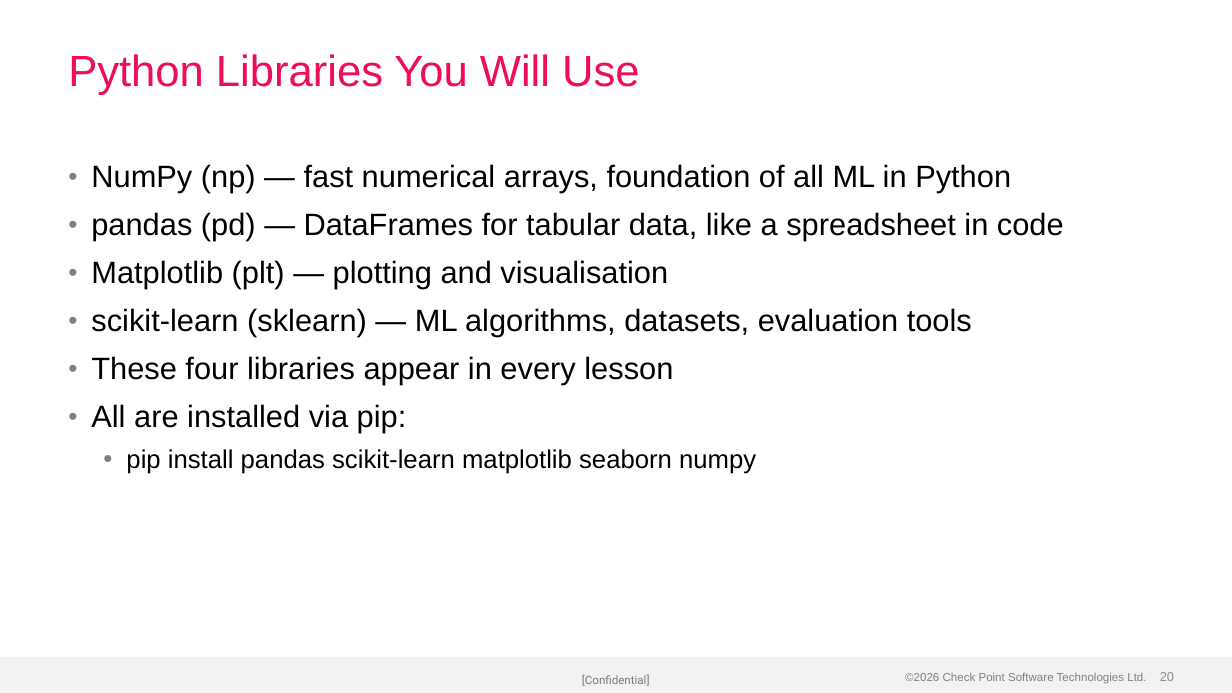
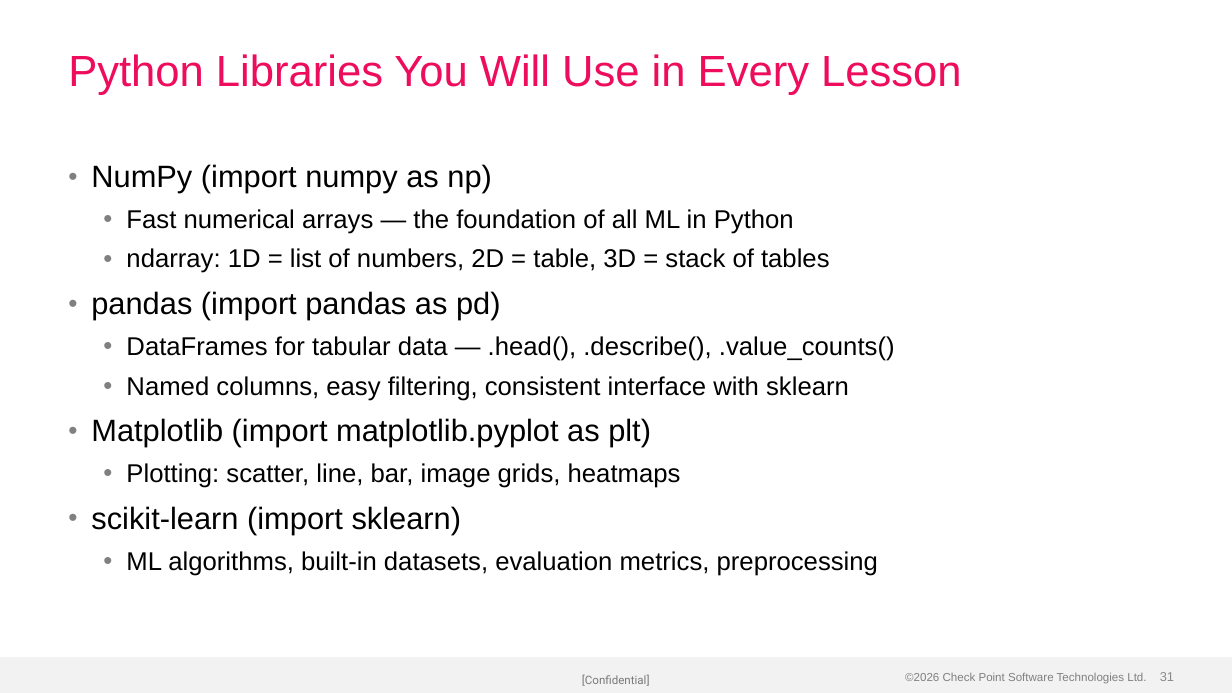
Before and after one commit to alshawwaf/ai-basic-training, a slide deck: slide 31 of stage1_classic_ml/01_what_is_ml/Lecture-1-What-is-ML.pptx (slide 20 before the commit). Drawn at 1232x693 pixels with LibreOffice and Linux fonts; fonts in the diff are those of the drawing; background and template pictures are left out. Boxes give left, top, right and bottom in pixels: in the first picture for what was removed or moved away, otherwise in the second. Text is boxed around its words. In the diff, an @@ line names an element or a change of style, - is before the commit and + after.

Commit message:
Rebuild Lecture-1-What-is-ML with richer content (36 slides)
Expanded from 25 to 36 slides with deeper coverage: EDA (class imbalance,
statistics, data leakage), the digits dataset, features vs labels, and
what the model actually sees. Content now matches the full lesson depth.

```diff
--- a/stage1_classic_ml/01_what_is_ml/Lecture-1-What-is-ML.pptx
+++ b/stage1_classic_ml/01_what_is_ml/Lecture-1-What-is-ML.pptx
@@ title at [68,54,961,95]: text changed @@
-Python Libraries You Will Use
+Python Libraries You Will Use in Every Lesson
@@ text at [91,164,895,576]: text changed; size 24 to 20 pt @@
-• NumPy (np) — fast numerical arrays, foundation of all ML in Python
-• pandas (pd) — DataFrames for tabular data, like a spreadsheet in code
-• Matplotlib (plt) — plotting and visualisation
-• scikit-learn (sklearn) — ML algorithms, datasets, evaluation tools
-• These four libraries appear in every lesson
-• All are installed via pip:
-  • pip install pandas scikit-learn matplotlib seaborn numpy
+• NumPy (import numpy as np)
+  • Fast numerical arrays — the foundation of all ML in Python
+  • ndarray: 1D = list of numbers, 2D = table, 3D = stack of tables
+• pandas (import pandas as pd)
+  • DataFrames for tabular data — .head(), .describe(), .value_counts()
+  • Named columns, easy filtering, consistent interface with sklearn
+• Matplotlib (import matplotlib.pyplot as plt)
+  • Plotting: scatter, line, bar, image grids, heatmaps
+• scikit-learn (import sklearn)
+  • ML algorithms, built-in datasets, evaluation metrics, preprocessing
@@ page number at [1160,672,1174,681]: text changed @@
-20
+31
```
Also in this commit, not shown: 17 other slides changed, 11 slides added.
